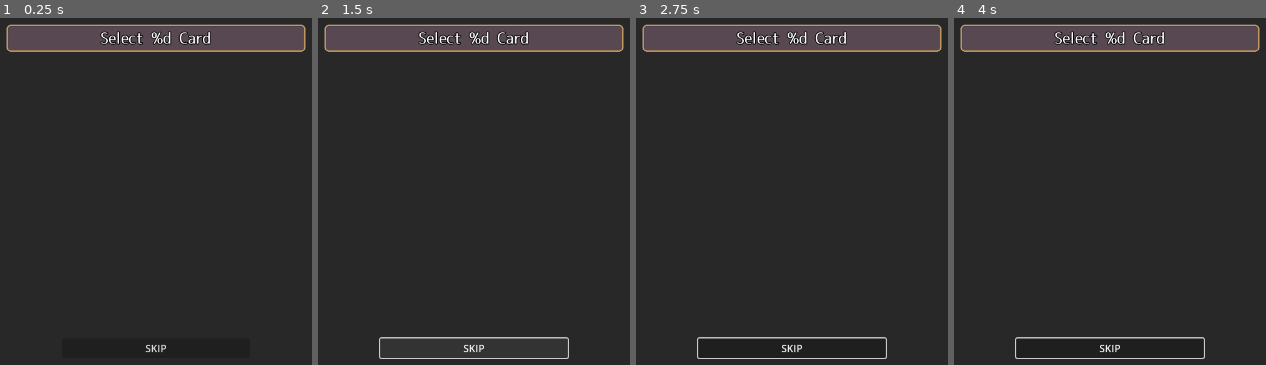
Above: before the commit, frames 1-4 (left to right).
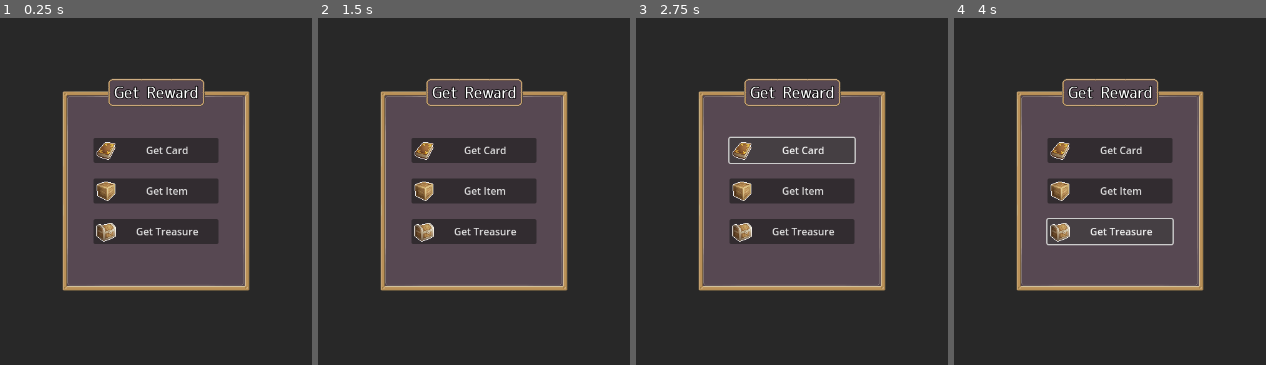
Above: after the commit, the same moments.

Repository: wertrain/mage-hero-chronicles-godot
Game: Godot game, scene res://scene/scene/battle/ui/battle_reward_popup.tscn
Same seed, same stepped clock (60 frames per second), same inputs: the game is played once before the commit and once after it. This scene is started directly instead of the project's main scene.
Inputs (mouse positions are in pixels of both pictures, inside the frame that each line leads up to):
- Up to frame 1 (0.25 s): no input
- Up to frame 2 (1.5 s): click (474, 347) at 0.5 s, where only the run before the commit has a clickable "SKIP"; click (474, 347) at 1.25 s, where only the run before the commit has a clickable "SKIP"
- Up to frame 3 (2.75 s): click (792, 149) at 2 s, where only the run after the commit has a clickable "Get Card"
- Up to frame 4 (4 s): click (1110, 191) at 2.75 s, where only the run after the commit has a clickable "Get Item"; click (1110, 233) at 3.5 s, where only the run after the commit has a clickable "Get Treasure"

The runs differ from the first frame. In frame 1, 36% of the frame differs, in the area x 1-99%, y 1-97%; in frame 2, 37%; in frame 3, 39%, in the area x 1-99%, y 1-99%; in frame 4, 39%.
Error before the commit: Invalid assignment of property or key 'text' with value of type 'String' on a base object of type 'null instance'. (res://scene/scene/battle/ui/battle_reward_p…

Commit message:
fix errors

Diff:
--- a/scene/scene/battle/ui/battle_reward_popup.gd
+++ b/scene/scene/battle/ui/battle_reward_popup.gd
@@ -18,7 +18,8 @@
 		_button_coin.text = tr("REWARD_GOLD") % _total_gold
 	else:
 		_button_coin.visible = false
-	$CanvasLayer/ColorRect/Control/CenterContainer/VBoxContainer/MarginContainer_Title/MarginContainer/CenterContainer/Label.text = tr("REWARD_GET_CARD_NUM") % _selectable_cards_num
+
+	$CanvasLayer/ColorRect/Control_RewardSelectCard/CenterContainer/VBoxContainer/MarginContainer_Title/MarginContainer/CenterContainer/Label.text = tr("REWARD_GET_CARD_NUM") % _selectable_cards_num
 
 
 
--- a/scene/scene/battle/ui/battle_reward_popup.tscn
+++ b/scene/scene/battle/ui/battle_reward_popup.tscn
@@ -37,7 +37,6 @@
 color = Color(0, 0, 0, 0.470588)
 
 [node name="NinePatchRect" type="NinePatchRect" parent="CanvasLayer/ColorRect"]
-visible = false
 layout_mode = 1
 anchors_preset = 8
 anchor_left = 0.5
@@ -91,7 +90,7 @@
 layout_mode = 2
 theme_override_fonts/font = ExtResource("4_82wp4")
 theme_override_font_sizes/font_size = 0
-text = "GET_REWARD"
+text = "REWARD_GET_REWARD"
 label_settings = ExtResource("5_air2c")
 horizontal_alignment = 1
 vertical_alignment = 1
@@ -151,6 +150,7 @@
 icon = SubResource("AtlasTexture_ivj3b")
 
 [node name="Control_RewardSelectCard" type="Control" parent="CanvasLayer/ColorRect"]
+visible = false
 layout_mode = 1
 anchors_preset = 15
 anchor_right = 1.0
Renamed: battle_enemy.gdshader -> shader/battle_enemy.gdshader
